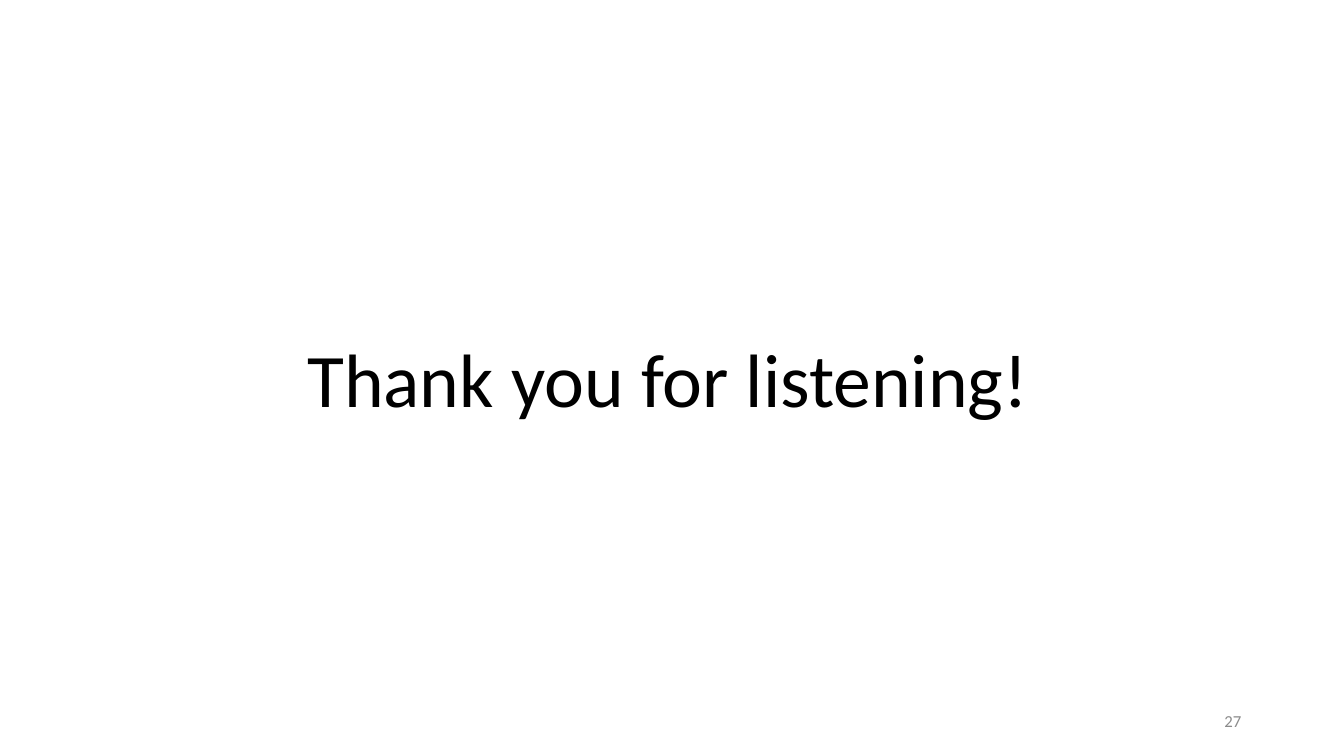
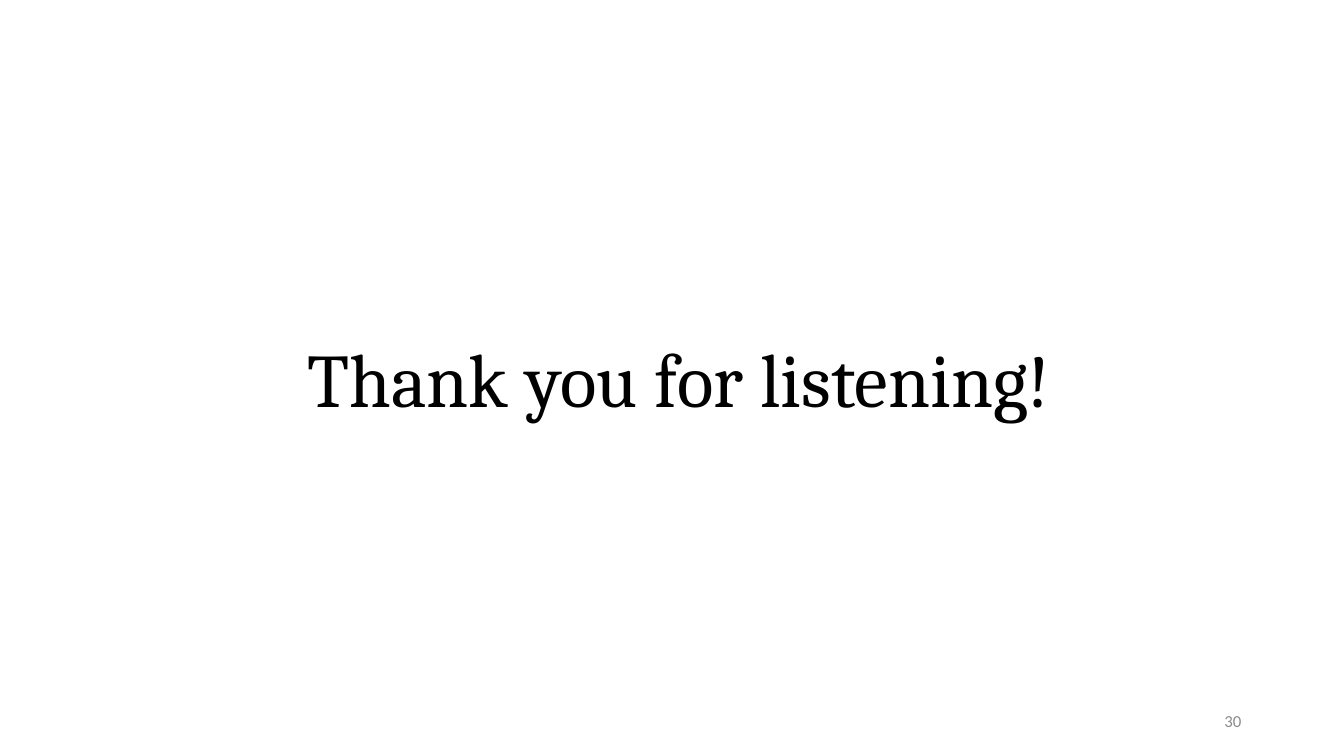
Before and after one commit to Pacific-Feng-Studuies/Studied-Papers, a slide deck: slide 31 of GM/Placement/PUFFER A Routability-Driven Placement Framework via Cell Padding/PUFFER A Routability-Driven Placement Framework via Cell Padding.pptx (slide 28 before the commit). Drawn at 1344x756 pixels with LibreOffice and Linux fonts; fonts in the diff are those of the drawing. Boxes give left, top, right and bottom in pixels: in the first picture for what was removed or moved away, otherwise in the second. Text is boxed around its words. In the diff, an @@ line names an element or a change of style, - is before the commit and + after.

```diff
--- a/GM/Placement/PUFFER A Routability-Driven Placement Framework via Cell Padding/PUFFER A Routability-Driven Placement Framework via Cell Padding.pptx
+++ b/GM/Placement/PUFFER A Routability-Driven Placement Framework via Cell Padding/PUFFER A Routability-Driven Placement Framework via Cell Padding.pptx
@@ text "Thank you for listening!" at (x1=307, y1=353, x2=1050, y2=423): font Calibri to Cambria @@
@@ page number at (x1=1224, y1=716, x2=1241, y2=727): text changed @@
-27
+30
```
Also in this commit, not shown: 5 other slides changed, 3 slides added, 1 other file.
